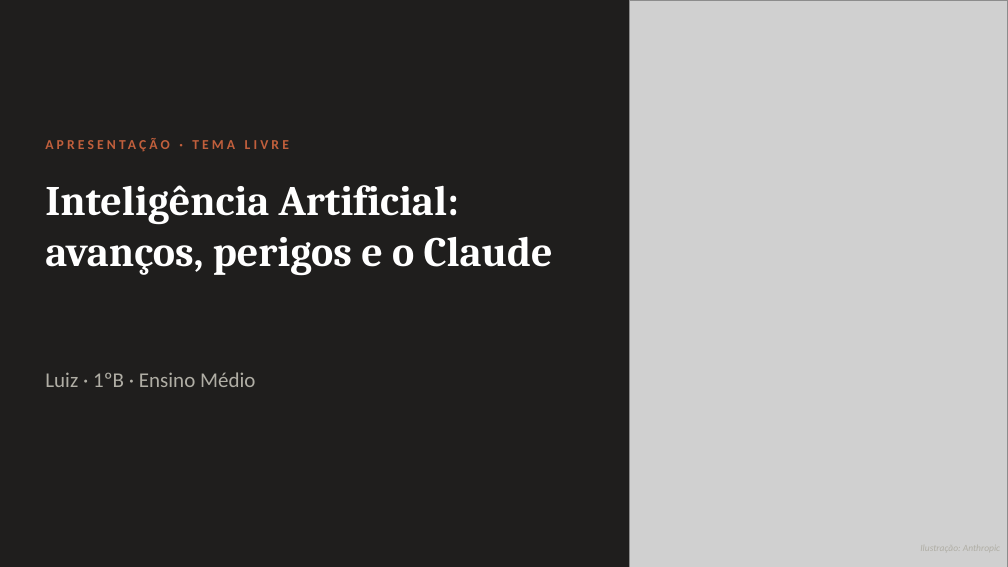
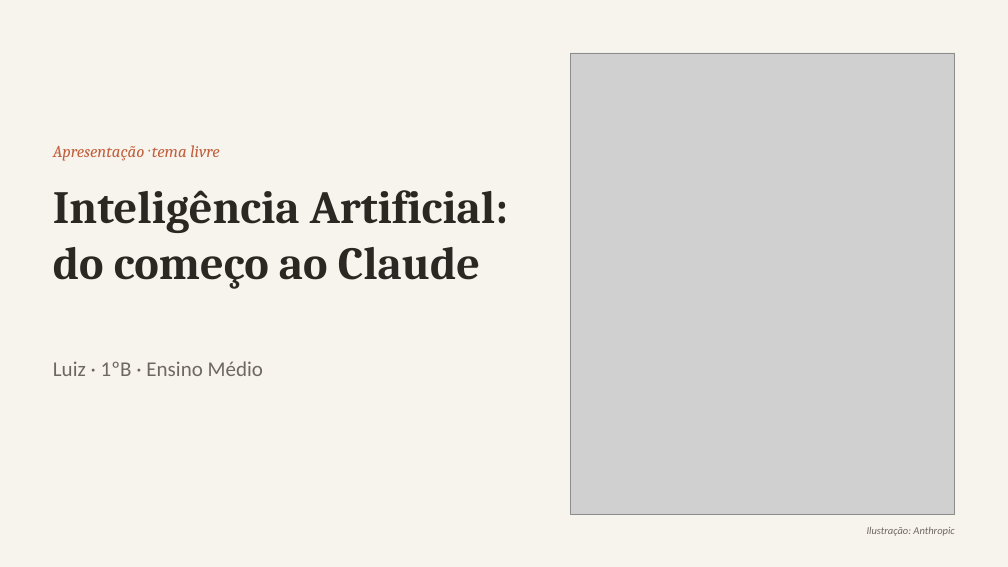
Before and after one commit to ArkhamKnight15/claude, a slide deck: slide 1 of apresentacao-ia/IA - Anthropic - Claude.pptx. Drawn at 1008x567 pixels with LibreOffice and Linux fonts; fonts in the diff are those of the drawing; grey boxes stand for pictures. Boxes give left, top, right and bottom in pixels: in the first picture for what was removed or moved away, otherwise in the second. Text is boxed around its words. In the diff, an @@ line names an element or a change of style, - is before the commit and + after.

```diff
--- a/apresentacao-ia/IA - Anthropic - Claude.pptx
+++ b/apresentacao-ia/IA - Anthropic - Claude.pptx
@@ background #1F1E1D to #F7F4ED @@
@@ picture: place and size @@
-picture at box(630, 0, 1008, 567)
+picture at box(571, 53, 955, 514)
@@ text at box(53, 145, 219, 161): text changed; size 13 to 16 pt; font Calibri to Cambria; bold off; italic on @@
-APRESENTAÇÃO · TEMA LIVRE
+Apresentação · tema livre
@@ title at box(53, 190, 508, 289): text changed; size 40 to 44 pt; text colour #FFFFFF to #2B2723 @@
-Inteligência Artificial: avanços, perigos e o Claude
+Inteligência Artificial: do começo ao Claude
@@ text "Luiz · 1ºB · Ensino ...": place and size @@
-text "Luiz · 1ºB · Ensino ..." at box(45, 372, 255, 387)
+text "Luiz · 1ºB · Ensino ..." at box(53, 361, 263, 376)
@@ text "Luiz · 1ºB · Ensino ..." at box(53, 361, 263, 376): text colour #B0AEA5 to #6F6860 @@
@@ text added at box(867, 527, 954, 536), 10 pt, text #6F6860, italic @@
+Ilustração: Anthropic
```
Also in this commit, not shown: 3 other slides changed, 6 slides added, 11 slides removed, 7 other files.
